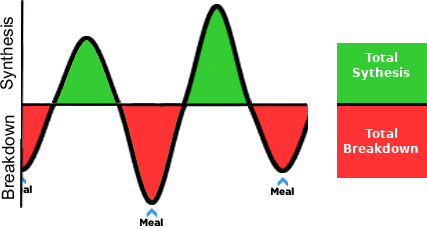
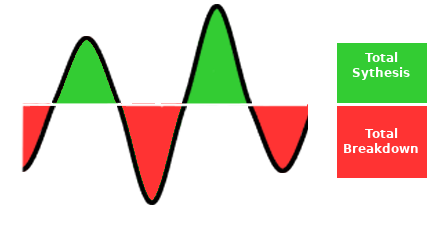
Layered file, before and after one edit (427x228). Changes by layer:
painted on "Protein Balance Bar" over 337, 103, 427, 106
painted on "Axes" over 20, 0, 307, 208
painted on "Meal Arrow 3" over 271, 177, 294, 196
painted on "Meal Arrow 2" over 140, 208, 163, 227
painted on "Meal Arrow 1" over 21, 175, 32, 193
painted on "Breakdown copy" over 1, 115, 15, 199
painted on "Synthesis copy" over 0, 17, 16, 90
